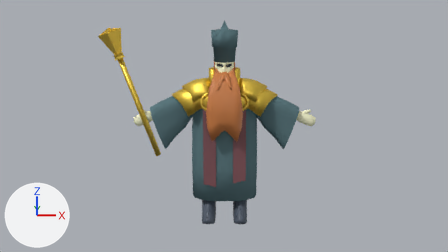
The Blender file samples/priest/priest_rigged.blend, before and after one commit.
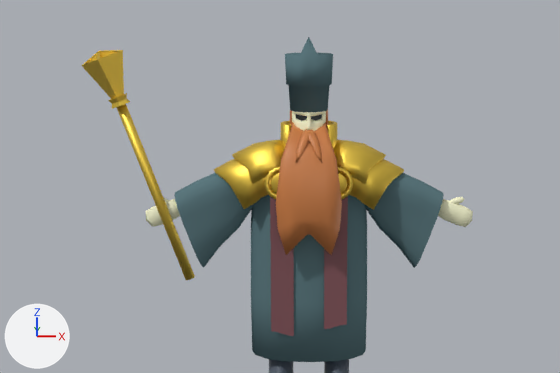
Old and new are each drawn from the file's camera 'Camera' and again close up on the part from 12% to 81% of the width and 0% to 82% of the height. The axes (+X, +Y, +Z) are drawn at lower left. The lights are the same throughout.

Names of what the first close-up shows: 'priest'.
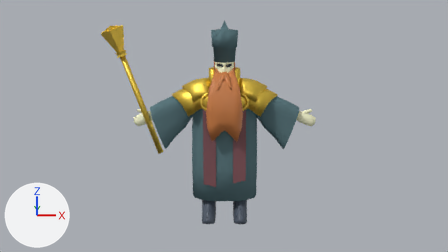
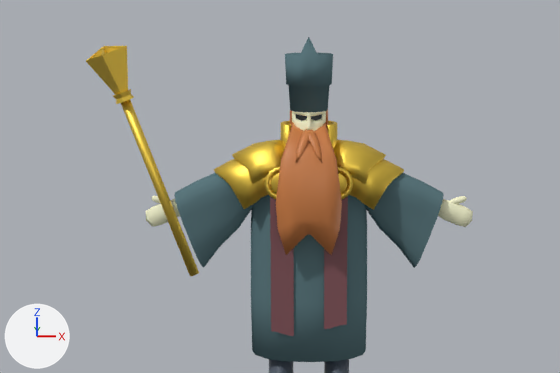
What the commit changed:
me_priest is used by ob_priest; location (0.0, 0.0, 0.2).
me_priest had 1985 vertices, 1940 faces and spanned x -6.13..4.56, y -1.62..1.05, z -4.4..5.56.
me_priest now has 2033 vertices, 1988 faces and spans x -6.01..4.56, y -1.62..1.05, z -4.4..5.56.
Part 1, on me_priest:
12 faces are deleted.
4 vertices in x 4.16..4.2, y -0.06..0.06, z 0.96..1.09 move by (-0.05, 0.0, -0.01).
4 vertices in x 4.16..4.21, y -0.08..0.08, z 0.94..1.12 move by (-0.05, 0.0, -0.02).
3 vertices in x 4.28..4.32, y -0.05..0.05, z 1.0..1.07 move by (0.07, 0.0, 0.02).
6 vertices move from x 4.25..4.3, y -0.06..0.06, z 0.99..1.12 to x 4.22..4.31, y -0.08..0.08, z 0.96..1.14.
8 vertices are added at x 4.23..4.37, y -0.06..0.06, z 0.99..1.14.
20 new faces join them, mat_skin (white #ffffd7), smooth.
Part 2, on me_priest:
12 faces are deleted.
4 vertices in x -4.2..-4.16, y -0.06..0.06, z 0.96..1.09 move by (0.04, 0.0, -0.01).
3 vertices in x -4.32..-4.28, y -0.05..0.05, z 1.0..1.07 move by (-0.07, 0.0, 0.02).
3 vertices in x -4.21..-4.18, y -0.08..0.08, z 0.94..1.03 move by (0.04, 0.0, -0.02).
7 vertices move from x -4.3..-4.16, y -0.06..0.06, z 0.99..1.12 to x -4.31..-4.11, y -0.08..0.08, z 0.96..1.14.
8 vertices are added at x -4.37..-4.23, y -0.06..0.06, z 0.99..1.14.
20 new faces join them, mat_skin (white #ffffd7), smooth.
Part 3, on me_priest:
61 vertices in x -6.04..-3.22, y -0.8..0.4, z -1.23..5.15 move by (0.12, 0.0, 0.12).
19 vertices in x -6.13..-3.2, y -0.48..0.08, z -1.22..4.76 move by (0.12, 0.0, 0.11).
13 vertices in x -5.61..-5.01, y -0.7..0.3, z 3.8..5.11 move by (0.11, 0.0, 0.12).
1 vertex moves from x -5.0, y -0.2, z 5.17 to x -4.89, y -0.2, z 5.28.

Location of each change, (x1, y1, x2, y2) in pixels of the close-ups (560 x 373 px; the box of a moved part takes in the faces that stretch with it):
'priest', reshaped
    before: (81, 37, 473, 373)
    after: (86, 37, 473, 373)
part 1 of me_priest, built on
    before: (453, 197, 464, 204)
    after: (453, 196, 467, 204)
part 2 of me_priest, built on
    after: (151, 196, 161, 204)
part 3 of me_priest, moved or reshaped
    before: (81, 50, 195, 280)
    after: (86, 46, 199, 276)
